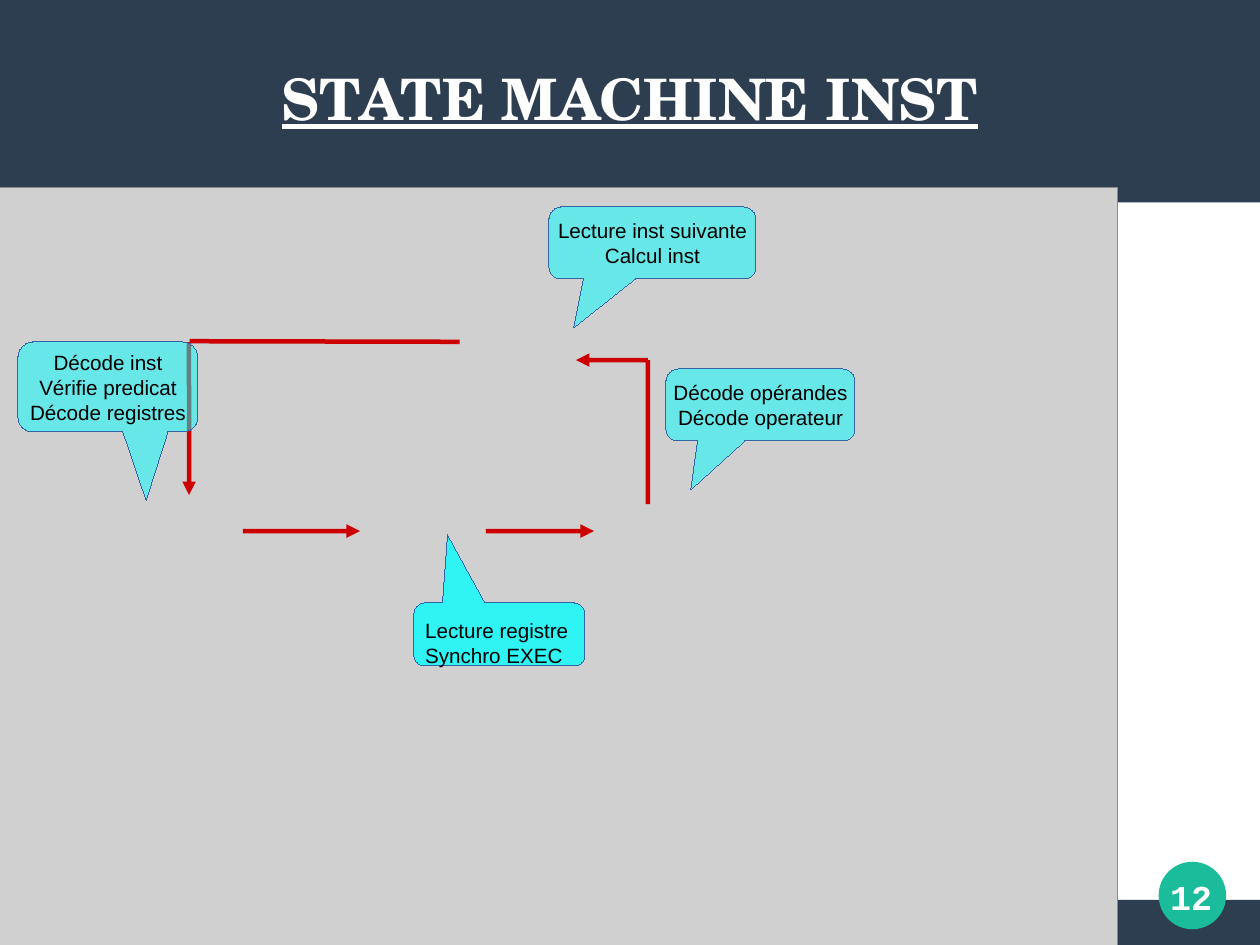
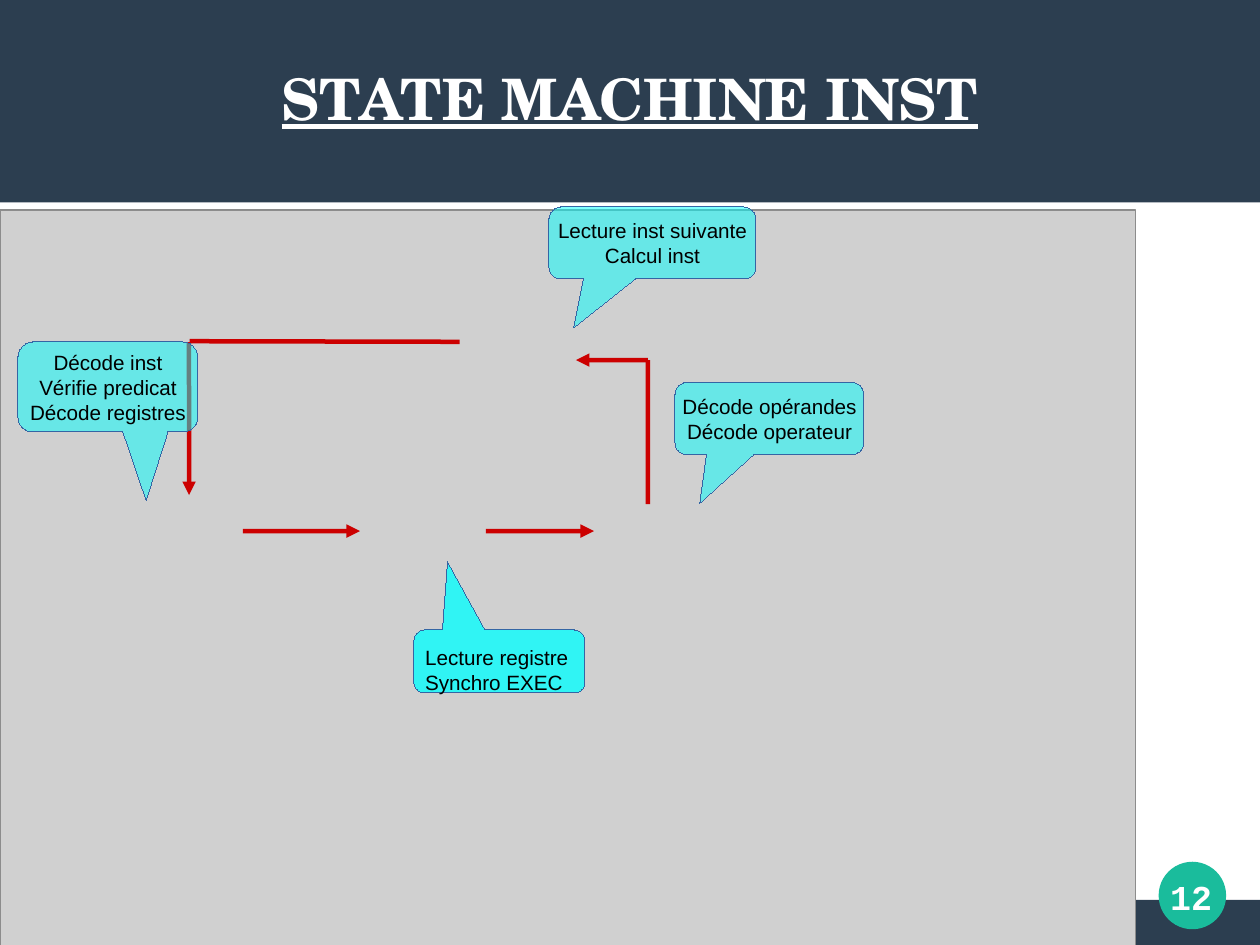
Before and after one commit to maximouth/VHDL, a slide deck: slide 12 of presentation1.odp. Drawn at 1260x945 pixels with LibreOffice and Linux fonts; fonts in the diff are those of the drawing; grey boxes stand for pictures. Boxes give left, top, right and bottom in pixels: in the first picture for what was removed or moved away, otherwise in the second. Text is boxed around its words. In the diff, an @@ line names an element or a change of style, - is before the commit and + after.

```diff
--- a/presentation1.odp
+++ b/presentation1.odp
@@ picture: place and size @@
-picture at box(0, 188, 1118, 945)
+picture at box(0, 210, 1137, 945)
@@ rounded speech box "Décode opérandes": place and size @@
-rounded speech box "Décode opérandes" at box(667, 369, 855, 441)
+rounded speech box "Décode opérandes" at box(676, 383, 864, 455)
@@ text "Lecture registre": place and size @@
-text "Lecture registre" at box(425, 623, 569, 667)
+text "Lecture registre" at box(425, 650, 569, 694)
@@ rounded speech box: place and size @@
-rounded speech box at box(414, 604, 585, 667)
+rounded speech box at box(414, 630, 585, 693)
```
Also in this commit, not shown: 3 other slides changed, 1 slide added, 1 slide removed, 5 other files.
